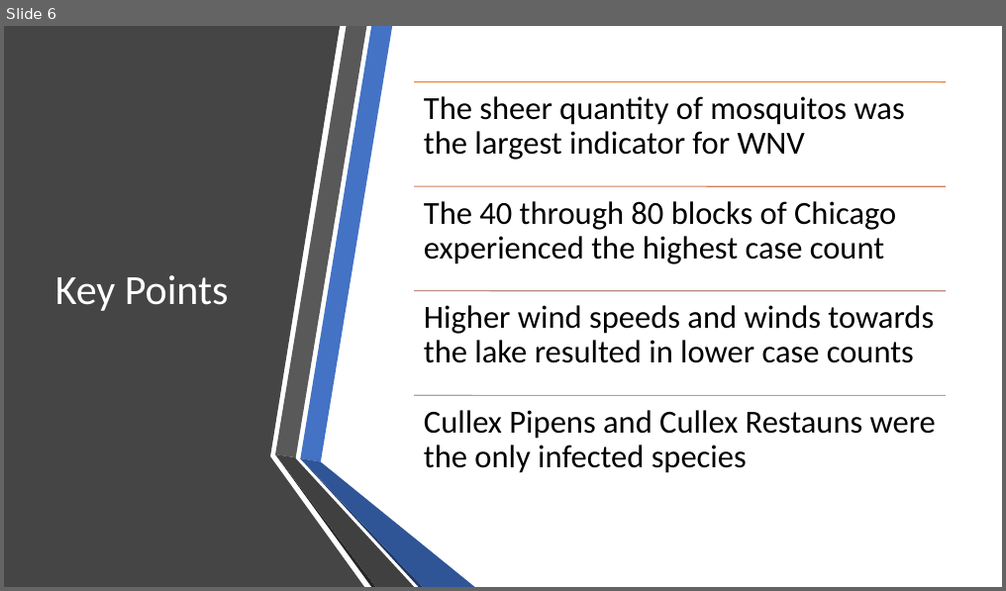
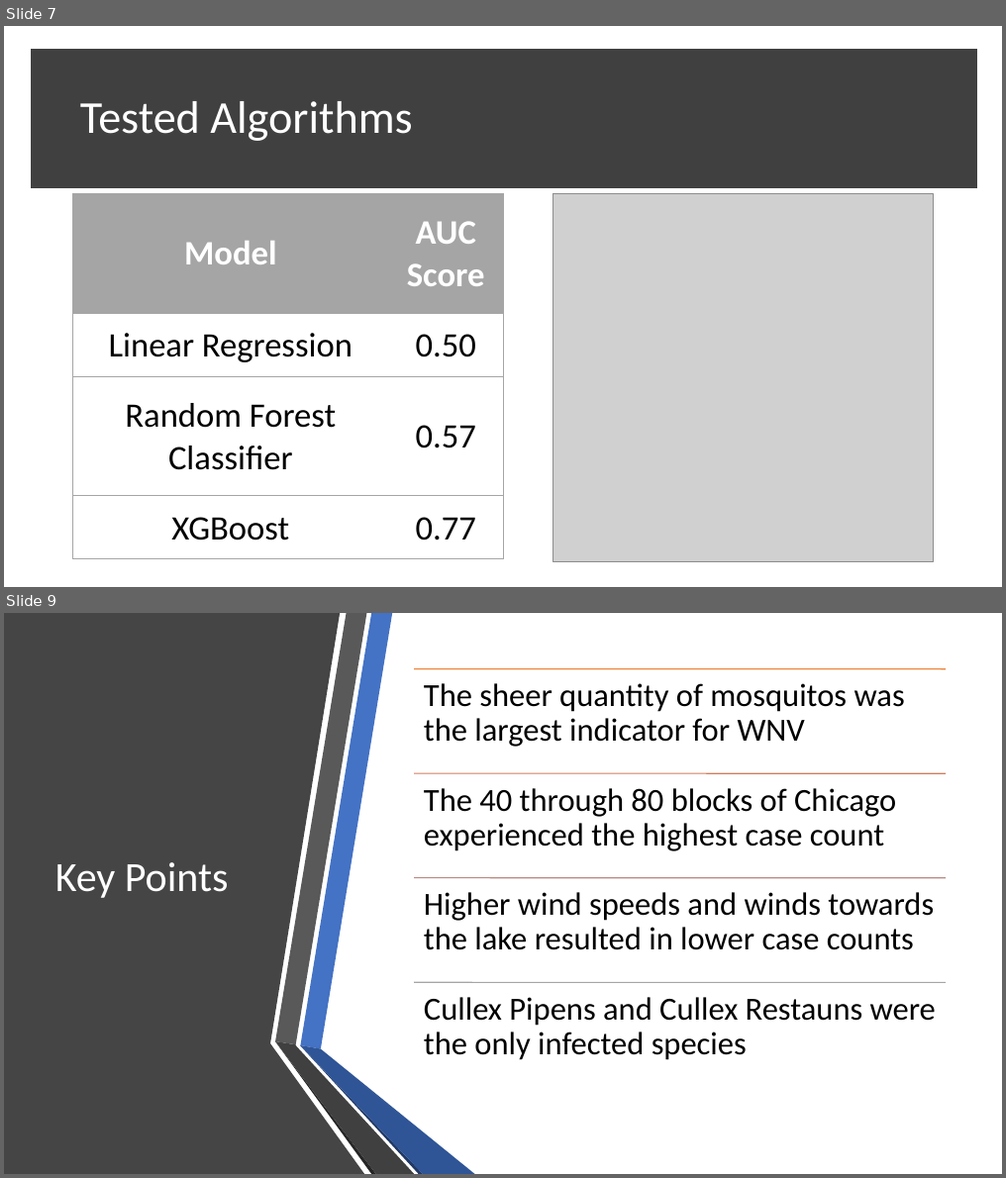
Before and after one commit to evanwmeeks/Springboard, a slide deck: Capstone 2/Final Presentation.pptx. Shown one above the other, each under a label of ours: slide 6 before the commit, slides 7 and 9 after it; the slides between them are not shown. The pictures are 1006x591 and 1006x1178 pixels, drawn with LibreOffice and Linux fonts; fonts in the diff are those of the drawing; grey boxes stand for pictures. Boxes give left, top, right and bottom in pixels: in the first picture for what was removed or moved away, otherwise in the second. Text is boxed around its words. In the diff, an @@ line names an element or a change of style, - is before the commit and + after.

Commit message:
Presentation Update
Various code and photo updates for powerpoint

```diff
--- a/Capstone 2/Final Presentation.pptx
+++ b/Capstone 2/Final Presentation.pptx
@@ slide 7 added at (4, 26, 1002, 587), background #FFFFFF @@
@@ rectangle added at (37, 54, 973, 183), fill #404040, outline #404040 10 pt @@
@@ title added at (80, 101, 412, 141), 44 pt, text #FFFFFF @@
+Tested Algorithms
@@ table added at (73, 193, 503, 560), 4 rows, 2 columns @@
+Model | AUC Score
+Linear Regression | 0.50
+Random Forest Classifier | 0.57
+XGBoost | 0.77
@@ picture added at (552, 194, 933, 563) @@
@@ what was slide 6 is now slide 9 @@
```
Also in this commit, not shown: 2 other slides added, 12 other files.
